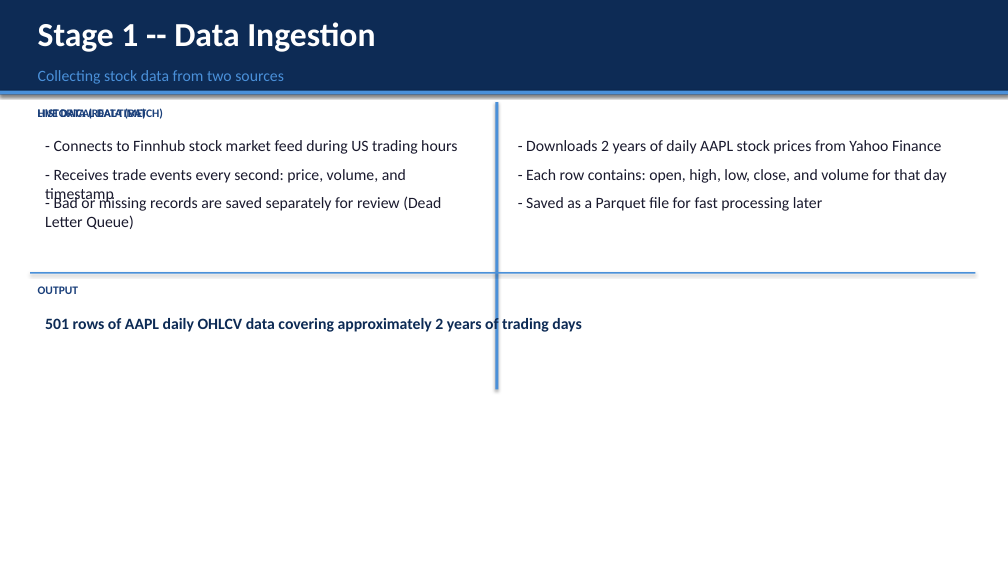
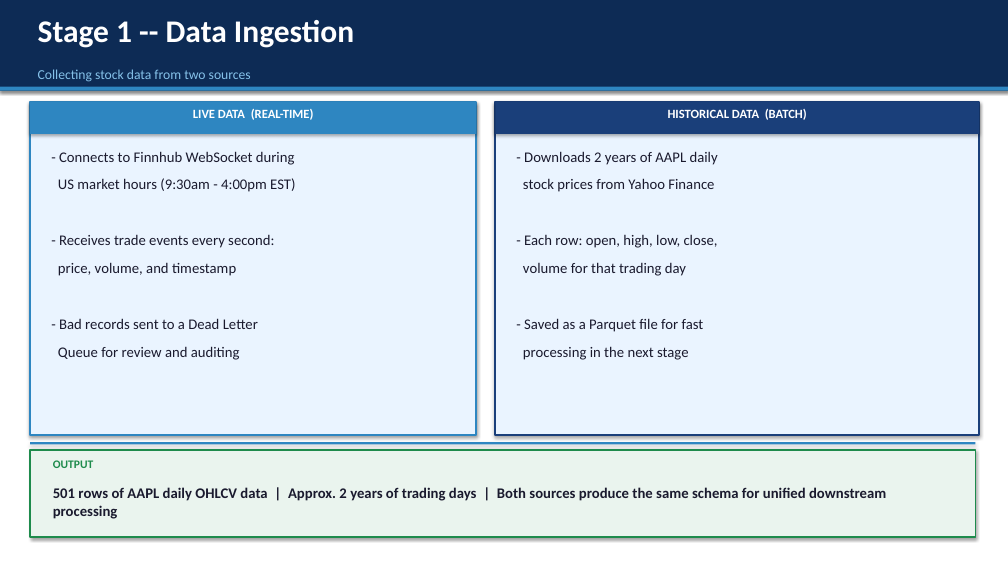
Before and after one commit to DUKPagnarith/Data_engineering_stock, a slide deck: slide 4 of Stock_Pipeline_Presentation.pptx. Drawn at 1008x567 pixels with LibreOffice and Linux fonts; fonts in the diff are those of the drawing. Boxes give left, top, right and bottom in pixels: in the first picture for what was removed or moved away, otherwise in the second. Text is boxed around its words. In the diff, an @@ line names an element or a change of style, - is before the commit and + after.

```diff
--- a/Stock_Pipeline_Presentation.pptx
+++ b/Stock_Pipeline_Presentation.pptx
@@ rectangle: place and size @@
-rectangle at bbox=[0, 0, 1008, 95]
+rectangle at bbox=[0, 0, 1008, 91]
@@ text "Stage 1 -- Data Ingestion" at bbox=[38, 20, 354, 48]: size 32 to 30 pt @@
@@ rectangle: place and size @@
-rectangle at bbox=[0, 91, 1008, 95]
+rectangle at bbox=[0, 87, 1008, 91]
@@ rectangle at bbox=[0, 87, 1008, 91]: fill #4A90D9 to #2E86C1 @@
@@ text "Collecting stock data from two ..." at bbox=[38, 69, 251, 82]: size 15 to 13 pt, text colour #4A90D9 to #85C1E9 @@
@@ text "LIVE DATA (REAL-TIME)" at bbox=[193, 109, 314, 120]: size 11 to 12 pt, text colour #1A3F7A to #FFFFFF; alignment left to centre @@
@@ rectangle added at bbox=[30, 102, 476, 435], fill #EAF4FF, outline #2E86C1 2 pt @@
@@ rectangle added at bbox=[30, 102, 476, 134], fill #2E86C1 @@
@@ text "HISTORICAL DATA (BATCH)" at bbox=[668, 109, 807, 120]: size 11 to 12 pt, text colour #1A3F7A to #FFFFFF; alignment left to centre @@
@@ text "HISTORICAL DATA (BATCH)": place and size @@
-text "HISTORICAL DATA (BATCH)" at bbox=[38, 107, 163, 120]
+text "HISTORICAL DATA (BATCH)" at bbox=[668, 109, 807, 120]
@@ rectangle removed at bbox=[495, 102, 498, 389] @@
@@ rectangle added at bbox=[495, 102, 979, 435], fill #EAF4FF, outline #1A3F7A 2 pt @@
@@ rectangle added at bbox=[495, 102, 979, 134], fill #1A3F7A @@
@@ text added at bbox=[58, 178, 295, 192], 14 pt, text #1A1A2E @@
+US market hours (9:30am - 4:00pm EST)
@@ text at bbox=[59, 151, 295, 165]: text changed; size 15 to 14 pt @@
-- Connects to Finnhub stock market feed during US trading hours
+- Connects to Finnhub WebSocket during
@@ text added at bbox=[523, 178, 714, 192], 14 pt, text #1A1A2E @@
+stock prices from Yahoo Finance
@@ text at bbox=[524, 151, 718, 165]: text changed; size 15 to 14 pt @@
-- Downloads 2 years of daily AAPL stock prices from Yahoo Finance
+- Downloads 2 years of AAPL daily
@@ text removed at bbox=[45, 194, 441, 229] @@
-- Bad or missing records are saved separately for review (Dead Letter Queue)
@@ text at bbox=[59, 235, 274, 248]: text changed; size 15 to 14 pt @@
-- Receives trade events every second: price, volume, and timestamp
+- Receives trade events every second:
@@ text at bbox=[524, 234, 718, 248]: text changed; size 15 to 14 pt @@
-- Each row contains: open, high, low, close, and volume for that day
+- Each row: open, high, low, close,
@@ text added at bbox=[58, 262, 236, 276], 14 pt, text #1A1A2E @@
+price, volume, and timestamp
@@ text added at bbox=[523, 262, 686, 276], 14 pt, text #1A1A2E @@
+volume for that trading day
@@ rectangle removed at bbox=[30, 272, 975, 274] @@
@@ text added at bbox=[59, 318, 258, 329], 14 pt, text #1A1A2E @@
+- Bad records sent to a Dead Letter
@@ text at bbox=[524, 318, 704, 332]: text changed; size 15 to 14 pt @@
-- Saved as a Parquet file for fast processing later
+- Saved as a Parquet file for fast
@@ text added at bbox=[58, 346, 240, 360], 14 pt, text #1A1A2E @@
+Queue for review and auditing
@@ text added at bbox=[523, 346, 689, 360], 14 pt, text #1A1A2E @@
+processing in the next stage
@@ rectangle added at bbox=[30, 442, 975, 445], fill #2E86C1 @@
@@ rectangle added at bbox=[30, 450, 975, 537], fill #EAF4EE, outline #1E8B4C 1.5 pt @@
@@ text "OUTPUT": place and size @@
-text "OUTPUT" at bbox=[38, 286, 79, 294]
+text "OUTPUT" at bbox=[53, 460, 94, 468]
@@ text "OUTPUT" at bbox=[53, 460, 94, 468]: text colour #1A3F7A to #1E8B4C @@
@@ text at bbox=[53, 487, 886, 519]: text changed; size 15 to 14 pt; text colour #0D2B55 to #1A1A2E @@
-501 rows of AAPL daily OHLCV data covering approximately 2 years of trading days
+501 rows of AAPL daily OHLCV data | Approx. 2 years of trading days | Both sources produce the same schema for unified downstream processing
```
Also in this commit, not shown: 9 other slides changed, 1 other file.
